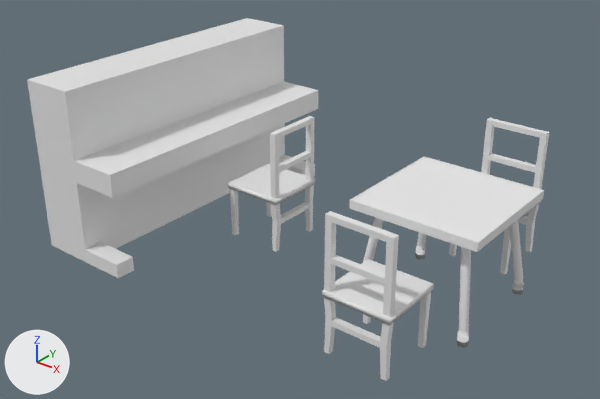
Before and after pictures for a commit that changed the Blender file Objects/Table and chairs/Table01.blend.
Camera for both pictures: a camera (50 mm lens) standing at (15.5, -29.7, 21.0) and looking at (-7.1, -1.5, 3.5). The lights are fixed; the arrows at lower left show +X, +Y and +Z.

Objects in the first picture: 'Cube', 'Куб', 'Куб.001', 'Куб.002', 'Куб.003'.
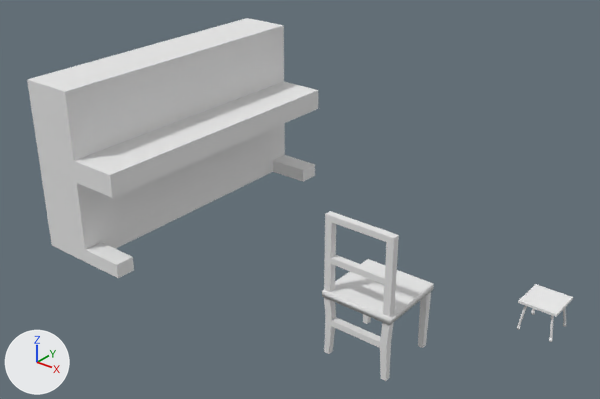
The newer file is also rescaled (x0.28), turned or shifted as a whole; pictures and numbers use the older file's frame.

Patch to the scene script:
```diff
--- a/Objects/Table and chairs/Table01.blend.py
+++ b/Objects/Table and chairs/Table01.blend.py
@@ me_cube @@
 me_cube.from_pydata(...)  # 400 vertices, 388 faces; spans x -1.0..1.0, y -1.0..1.0, z -1.2..27.0
 # used by ob_cube; location = (0.0, 0.0, 5.07); scale = (3.0, 3.0, -0.186)
+# me_cube part 1: the whole mesh is scaled about the mesh origin by (1.2, 1.2, -0.0744)
 me_cube.materials.append(mat_material)
@@ ob_куб_003 @@
-ob_куб_003 = bpy.data.objects.new('Куб.003', me_куб_003)
-ob_куб_003.location = (-10.42, 0.32, 2.74)
-ob_куб_003.rotation_euler = (0.0, 0.0, -1.571)  # degrees (0, 0, -90)
-ob_куб_003.scale = (1.57, 1.57, 0.174)
@@ ob_куб @@
-ob_куб = bpy.data.objects.new('Куб', me_куб)
-ob_куб.location = (-0.03, 5.2, 2.98)
-ob_куб.scale = (1.57, 1.57, 0.174)
@@ ob_cube @@
 ob_cube = bpy.data.objects.new('Cube', me_cube)
-ob_cube.location = (0.0, 0.0, 5.07)
-ob_cube.scale = (3.0, 3.0, -0.186)
+ob_cube.location = (4.73, 0.68, 1.44)
+ob_cube.scale = (0.7, 0.7, 0.7)
```

Boxes [x1, y1, x2, y2] around the edits, measured in the pictures (600 x 399 px):
'Cube', moved, rescaled (71% narrower, 69% shorter): before [350, 156, 544, 348]; after [517, 284, 573, 342]
'Куб.003', deleted: before [228, 116, 315, 252]
'Куб', deleted: before [449, 118, 549, 275]
